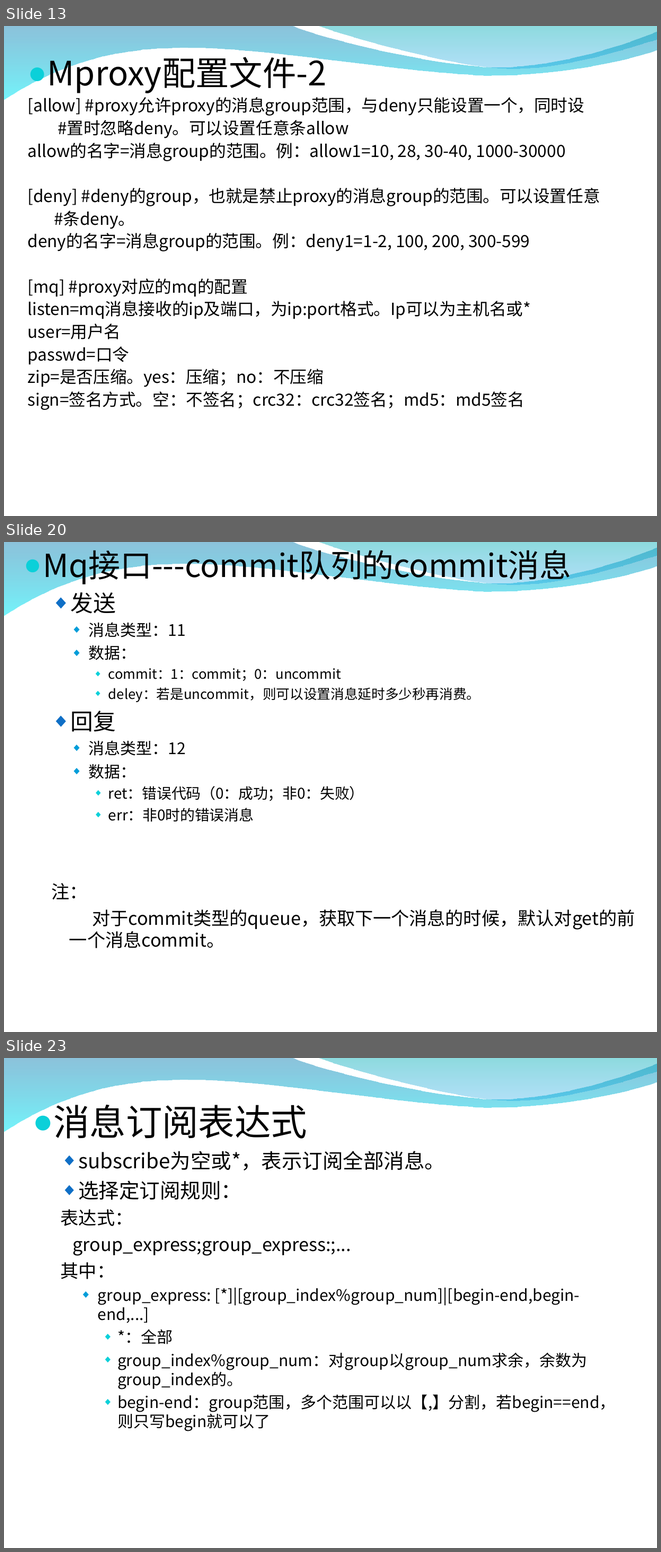
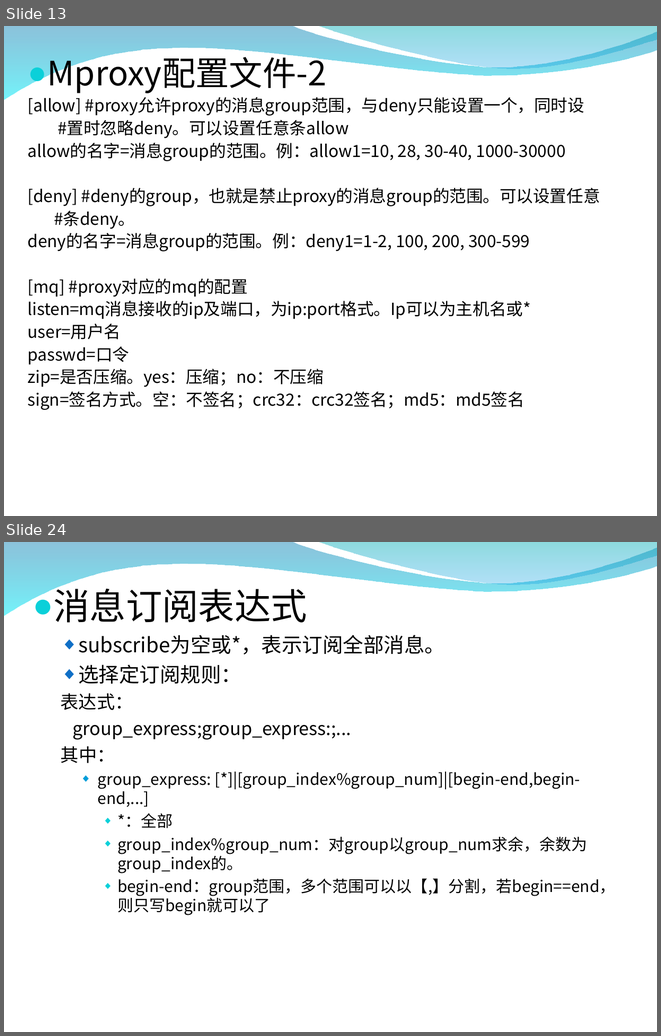
Before and after one commit to zxf1864/cwinux-mq, a slide deck: mq/doc/mq_introduce.ppt. Shown one above the other, each under a label of ours: slides 13, 20 and 23 before the commit, slides 13 and 24 after it; the slides between them are not shown. The pictures are 661x1552 and 661x1036 pixels, drawn with LibreOffice and Linux fonts; fonts in the diff are those of the drawing; background and template pictures are left out. Boxes give left, top, right and bottom in pixels: in the first picture for what was removed or moved away, otherwise in the second. Text is boxed around its words. In the diff, an @@ line names an element or a change of style, - is before the commit and + after.

```diff
--- a/mq/doc/mq_introduce.ppt
+++ b/mq/doc/mq_introduce.ppt
@@ slide 20 removed at bbox=[4, 542, 657, 1032], background picture (left out); not listed: 2 template elements that a slide beside it also shows @@
@@ text removed at bbox=[43, 545, 635, 948] @@
-● Mq接口---commit队列的commit消息
-  ◆ 发送
-    ◆ 消息类型：11
-    ◆ 数据：
-      ◆ commit：1：commit；0：uncommit
-      ◆ deley：若是uncommit，则可以设置消息延时多少秒再消费。
-  ◆ 回复
-    ◆ 消息类型：12
-    ◆ 数据：
-      ◆ ret：错误代码（0：成功；非0：失败）
-      ◆ err：非0时的错误消息
-  注：
-  对于commit类型的queue，获取下一个消息的时候，默认对get的前一个消息commit。
@@ what was slide 23 is now slide 24 @@
```
Also in this commit, not shown: 14 slides changed, 2 slides added, 1 other file.
